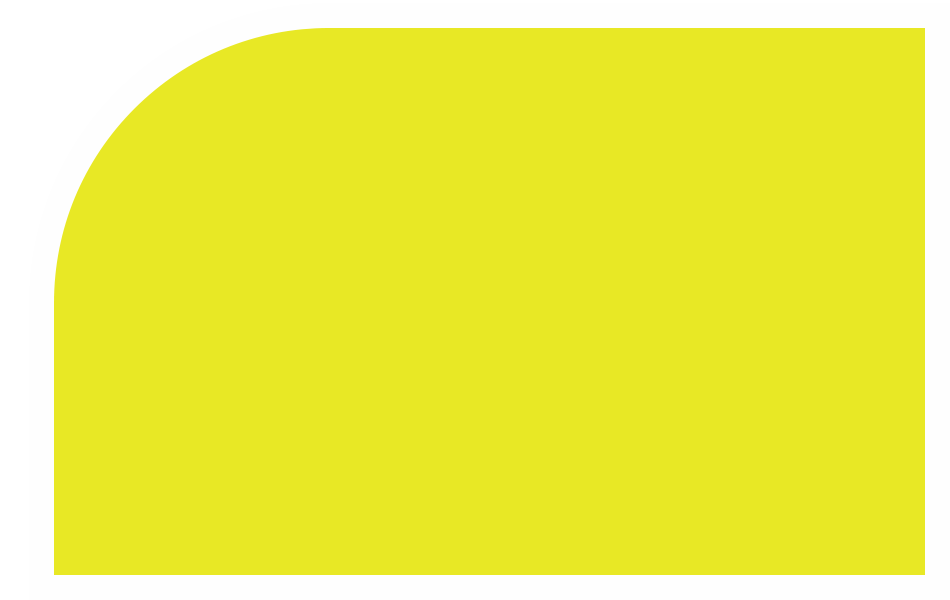
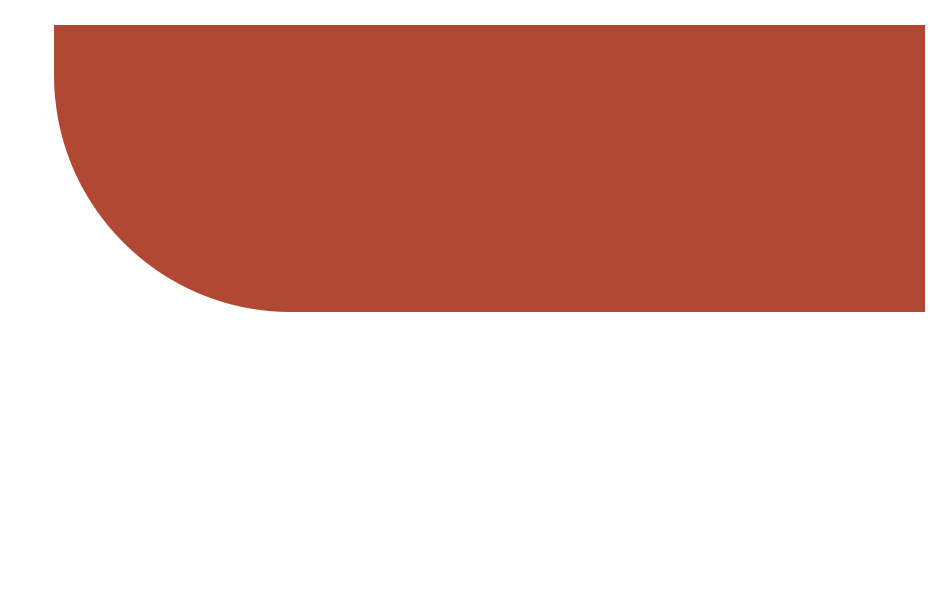
The second 950×600 image is a revision of the first. Changes to its layers:
added group "ボタン" with 8 layers above "長方形 7" over [54, 25, 925, 575]
showed "長方形 6" (2nd of 2), painted on it over [54, 25, 925, 337]
hid "長方形 5" (2nd of 2), painted on it over [54, 25, 925, 575]
